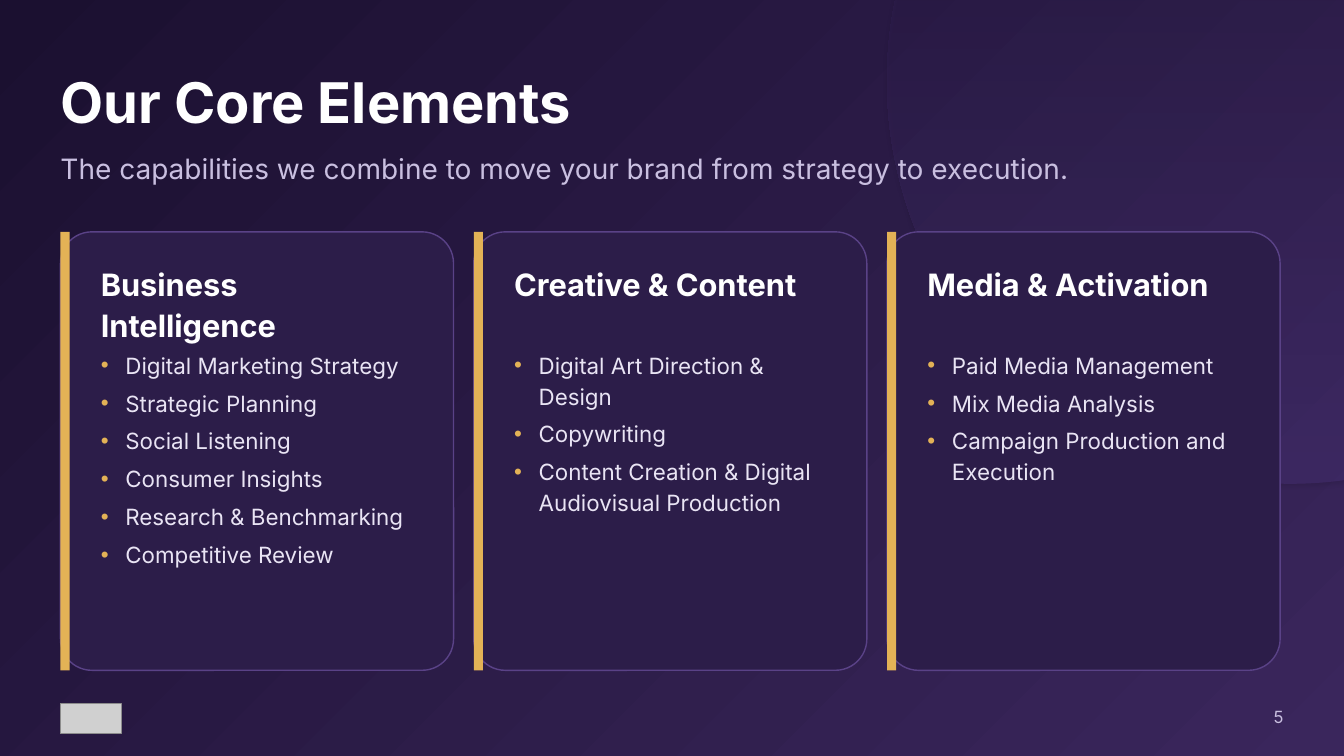
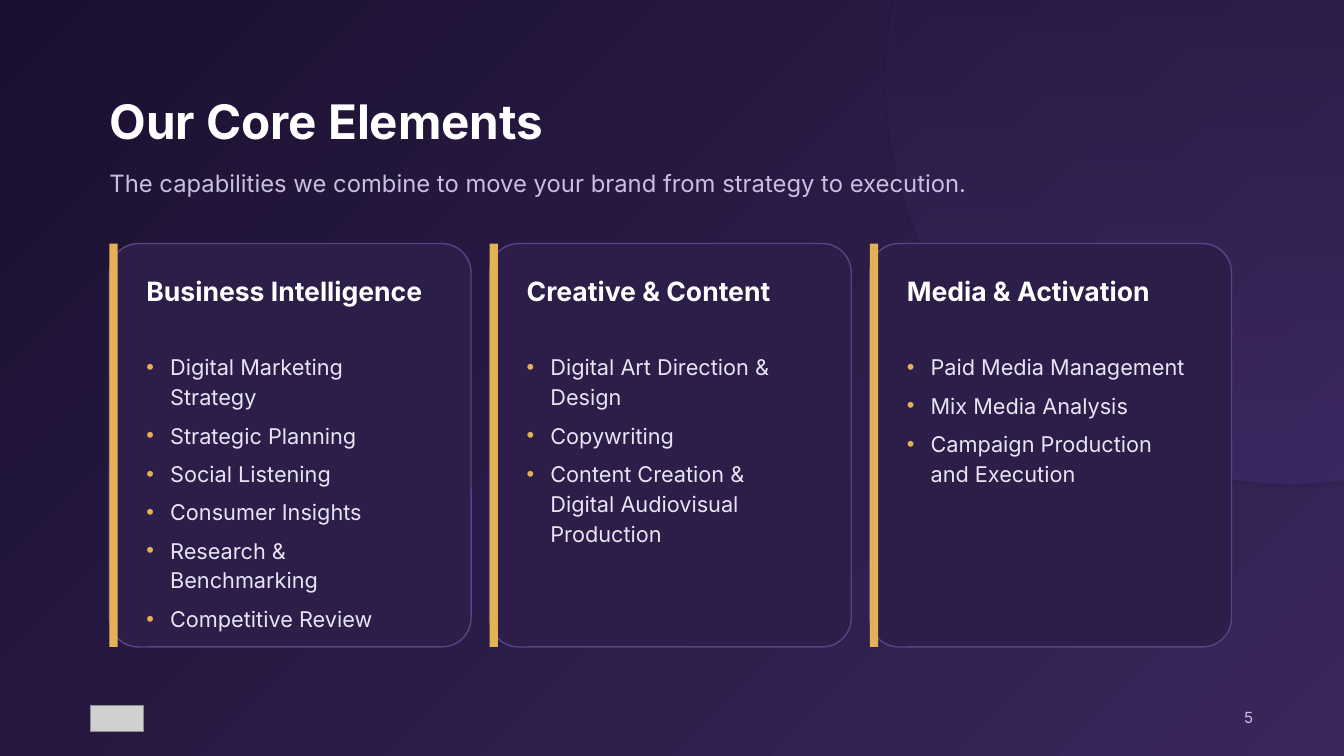
Before and after one commit to patriciobrunoar/alkimia, a slide deck: slide 5 of decks/jcs-miami-dade/JCS-Case-Miami-Dade-Alkimia.pptx. Drawn at 1344x756 pixels with LibreOffice and Linux fonts; fonts in the diff are those of the drawing; grey boxes stand for pictures. Boxes give left, top, right and bottom in pixels: in the first picture for what was removed or moved away, otherwise in the second. Text is boxed around its words. In the diff, an @@ line names an element or a change of style, - is before the commit and + after.

```diff
--- a/decks/jcs-miami-dade/JCS-Case-Miami-Dade-Alkimia.pptx
+++ b/decks/jcs-miami-dade/JCS-Case-Miami-Dade-Alkimia.pptx
@@ text "Our Core Elements": place and size @@
-text "Our Core Elements" at (60, 81, 571, 124)
+text "Our Core Elements" at (109, 104, 543, 140)
@@ text "Our Core Elements" at (109, 104, 543, 140): size 40 to 34 pt @@
@@ text "The capabilities we combine to ...": place and size @@
-text "The capabilities we combine to ..." at (60, 157, 1068, 185)
+text "The capabilities we combine to ..." at (109, 174, 966, 197)
@@ text "The capabilities we combine to ..." at (109, 174, 966, 197): size 20 to 17 pt @@
@@ rounded rectangle: place and size @@
-rounded rectangle at (60, 232, 454, 670)
+rounded rectangle at (110, 244, 472, 647)
@@ rectangle: place and size @@
-rectangle at (60, 232, 70, 670)
+rectangle at (110, 244, 118, 647)
@@ rounded rectangle: place and size @@
-rounded rectangle at (474, 232, 867, 670)
+rounded rectangle at (490, 244, 852, 647)
@@ rectangle: place and size @@
-rectangle at (474, 232, 483, 670)
+rectangle at (490, 244, 498, 647)
@@ rectangle: place and size @@
-rectangle at (887, 232, 896, 670)
+rectangle at (870, 244, 878, 647)
@@ rounded rectangle: place and size @@
-rounded rectangle at (887, 232, 1280, 670)
+rounded rectangle at (870, 244, 1232, 647)
@@ text "Business Intelligence": place and size @@
-text "Business Intelligence" at (101, 272, 276, 343)
+text "Business Intelligence" at (146, 280, 422, 306)
@@ text "Creative & Content": place and size @@
-text "Creative & Content" at (514, 272, 796, 297)
+text "Creative & Content" at (527, 280, 770, 302)
@@ size 22 to 19 pt in 3 elements at (527, 280, 770, 302), (146, 280, 422, 306), (907, 280, 1150, 302) @@
@@ text "Media & Activation": place and size @@
-text "Media & Activation" at (927, 272, 1209, 297)
+text "Media & Activation" at (907, 280, 1150, 302)
@@ text "Digital Marketing Strategy": place and size @@
-text "Digital Marketing Strategy" at (125, 357, 403, 568)
+text "Digital Marketing Strategy" at (170, 358, 372, 632)
@@ text "Digital Art Direction & Design": place and size @@
-text "Digital Art Direction & Design" at (539, 357, 811, 512)
+text "Digital Art Direction & Design" at (550, 358, 749, 543)
@@ size 16 to 15.5 pt; more space between paragraphs in 3 elements at (550, 358, 749, 543), (170, 358, 372, 632), (931, 359, 1184, 483) @@
@@ text "Paid Media Management": place and size @@
-text "Paid Media Management" at (952, 357, 1225, 481)
+text "Paid Media Management" at (931, 359, 1184, 483)
@@ picture: place and size @@
-picture at (60, 704, 121, 734)
+picture at (91, 706, 143, 732)
@@ text "5": place and size @@
-text "5" at (1274, 711, 1284, 723)
+text "5" at (1244, 712, 1253, 723)
@@ text "5" at (1244, 712, 1253, 723): size 12 to 11 pt @@
```
Also in this commit, not shown: 37 other slides changed, 9 slides added, 8 slides removed, 36 other files.
